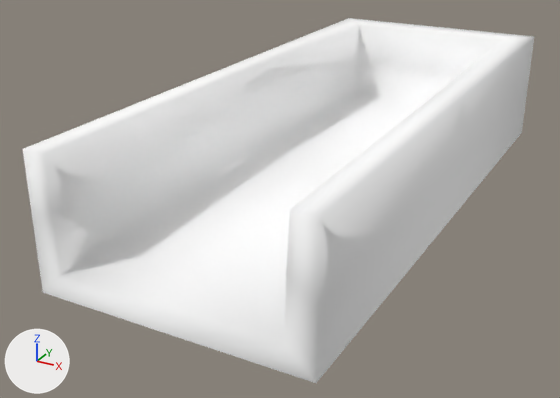
Before and after pictures for a commit that changed the glTF model resources/maze-2.glb.
Before and after are seen from a camera (50 mm lens) standing at (0.312, -0.891, 0.326) and looking at (-0.04, -0.25, 0.006). The lights are fixed; the arrows at lower left show +X, +Y and +Z. Vertices at the same position are counted once.

Objects in the first picture: 'defaultobject'.
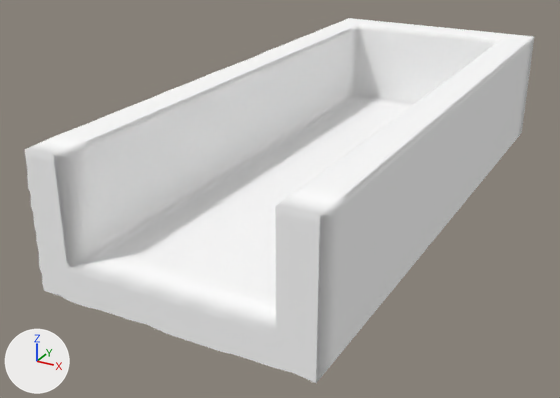
Boxes [x1, y1, x2, y2] around the edits, measured in the pictures (560 x 398 px):
'defaultobject', reshaped: before [23, 18, 534, 383]; after [25, 18, 534, 383]
part 1 of me_defaultobject, built on: before [23, 18, 518, 383]; after [25, 18, 534, 383]

Edits to the bpy script that builds the scene:
```text
Change me_defaultobject:
    used by ob_defaultobject; location = (0.0, 0.0, 0.0)
    remove me_defaultobject.from_pydata(...)  # 48 vertices, 86 faces; spans x -0.125..0.125, y -0.5..0.1, z 0.0..0.125
    add me_defaultobject.from_pydata(...)  # 2700 vertices, 5351 faces; spans x -0.125..0.125, y -0.5..0.1, z 0.0..0.125
    me_defaultobject part 1: 12 vertices removed from x -0.125..0.104, y -0.5..-0.2, z 0.0..0.125; 2664 vertices added at x -0.125..0.125, y -0.5..0.1, z 0.0..0.125
    me_defaultobject part 2: the surface is now shaded flat
```
